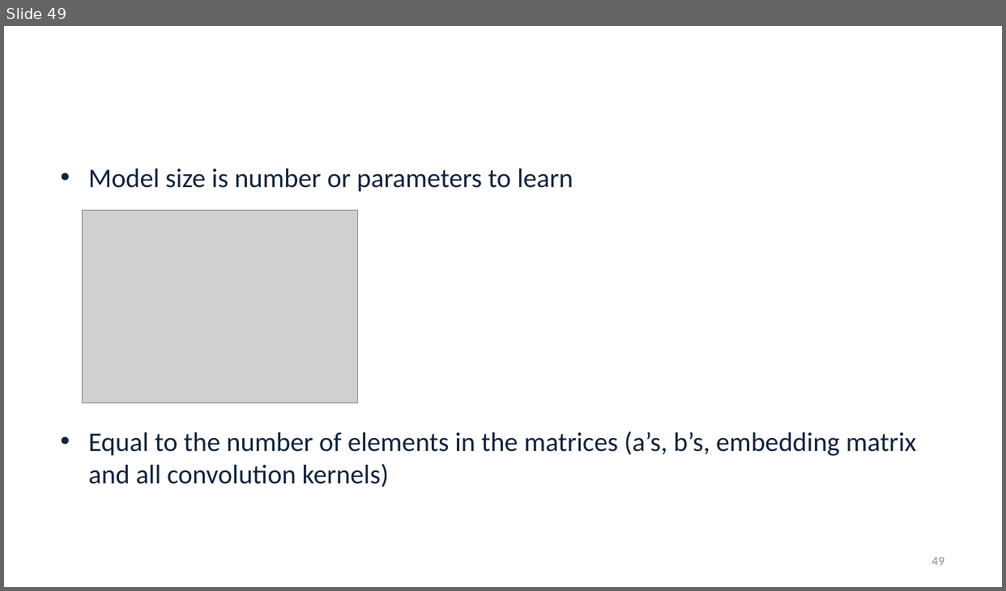
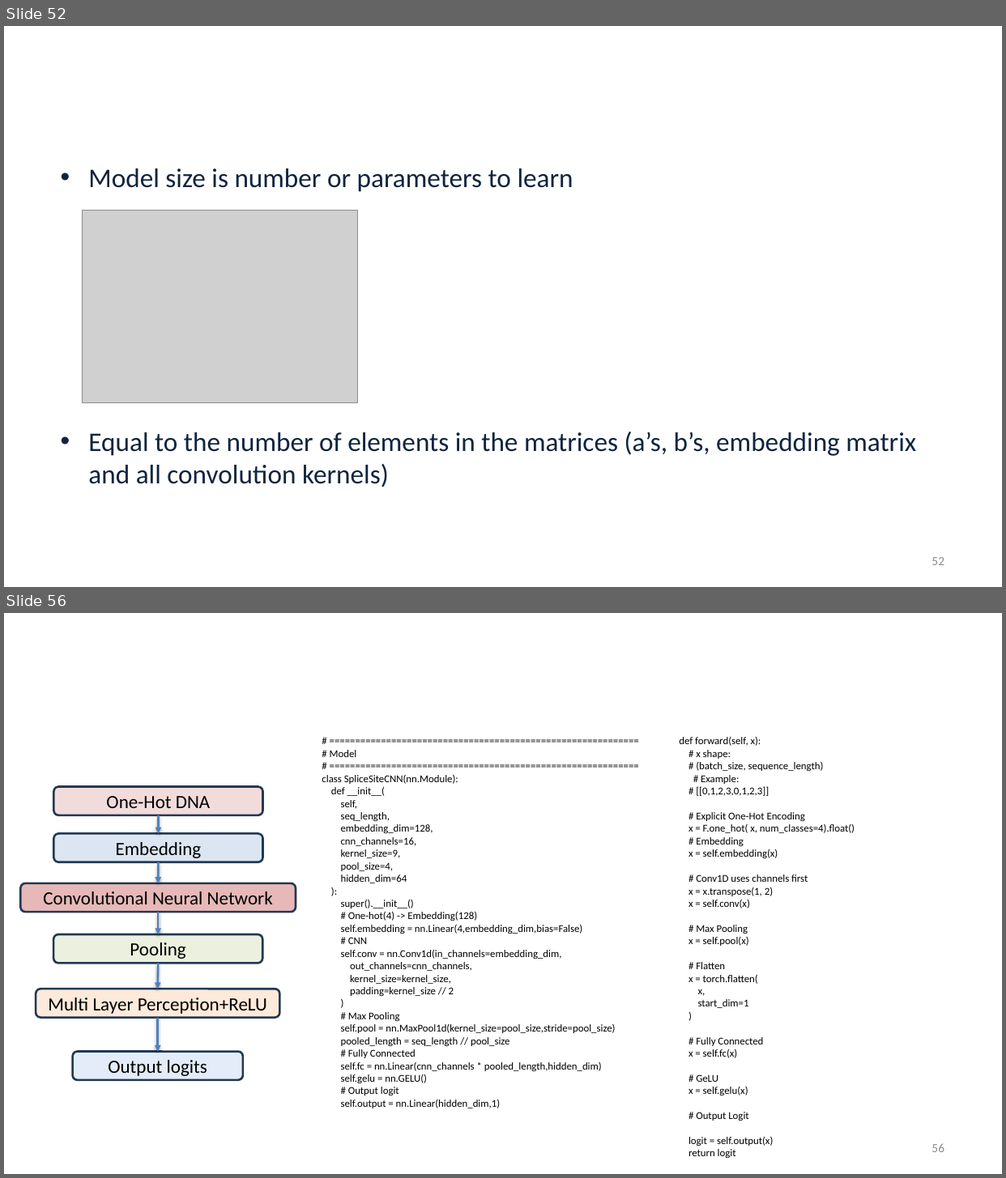
Before and after one commit to alekseyzimin/BME-Algorithms-for-Analysis-of-Genomic-Data, a slide deck: Lectures/Week 12 -- Viterbi Deep Learning.pptx. Shown one above the other, each under a label of ours: slide 49 before the commit, slides 52 and 56 after it; the slides between them are not shown. The pictures are 1006x591 and 1006x1178 pixels, drawn with LibreOffice and Linux fonts; fonts in the diff are those of the drawing; grey boxes stand for pictures; background and template pictures are left out. Boxes give left, top, right and bottom in pixels: in the first picture for what was removed or moved away, otherwise in the second. Text is boxed around its words. In the diff, an @@ line names an element or a change of style, - is before the commit and + after.

```diff
--- a/Lectures/Week 12 -- Viterbi Deep Learning.pptx
+++ b/Lectures/Week 12 -- Viterbi Deep Learning.pptx
@@ slide 56 added at (4,613,1002,1174), background picture (left out) @@
@@ title added at (34,640,932,677), 32.4 pt, text #FFFFFF @@
+What does this model look like in python
@@ text added at (322,750,615,1109), 10 pt, text #000000 @@
+# ============================================================
+# Model
+# ============================================================
+class SpliceSiteCNN(nn.Module):
+def __init__(
+self,
+seq_length,
+embedding_dim=128,
+cnn_channels=16,
+kernel_size=9,
+pool_size=4,
+hidden_dim=64
+):
+super().__init__()
+# One-hot(4) -> Embedding(128)
+self.embedding = nn.Linear(4,embedding_dim,bias=False)
+# CNN
+self.conv = nn.Conv1d(in_channels=embedding_dim,
+out_channels=cnn_channels,
+kernel_size=kernel_size,
+padding=kernel_size // 2
+)
+# Max Pooling
+self.pool = nn.MaxPool1d(kernel_size=pool_size,stride=pool_size)
+pooled_length = seq_length // pool_size
+# Fully Connected
+self.fc = nn.Linear(cnn_channels * pooled_length,hidden_dim)
+self.gelu = nn.GELU()
+# Output logit
+self.output = nn.Linear(hidden_dim,1)
@@ text added at (679,737,854,1158), 10 pt, text #000000 @@
+def forward(self, x):
+# x shape:
+# (batch_size, sequence_length)
+# Example:
+# [[0,1,2,3,0,1,2,3]]
+# Explicit One-Hot Encoding
+x = F.one_hot( x, num_classes=4).float()
+# Embedding
+x = self.embedding(x)
+# Conv1D uses channels first
+x = x.transpose(1, 2)
+x = self.conv(x)
+# Max Pooling
+x = self.pool(x)
+# Flatten
+x = torch.flatten(
+x,
+start_dim=1
+)
+# Fully Connected
+x = self.fc(x)
+# GeLU
+x = self.gelu(x)
+# Output Logit
+logit = self.output(x)
+return logit
@@ rounded rectangle added at (54,786,263,815), fill #F2DCDB, outline #233953 2 pt, 18 pt, text #000000 @@
+One-Hot DNA
@@ arrow added from (158, 815) to (158, 834), #4F81BD 2 pt @@
@@ rounded rectangle added at (54,834,263,862), fill #DCE6F2, outline #233953 2 pt, 18 pt, text #000000 @@
+Embedding
@@ arrow added from (158, 862) to (158, 884), #4F81BD 2 pt @@
@@ rounded rectangle added at (20,884,296,912), fill #E6B9B8, outline #233953 2 pt, 18 pt, text #000000 @@
+Convolutional Neural Network
@@ arrow added from (158, 913) to (158, 935), #4F81BD 2 pt @@
@@ rounded rectangle added at (53,935,262,964), fill #EBF1DE, outline #233953 2 pt, 18 pt, text #000000 @@
+Pooling
@@ arrow added from (158, 964) to (157, 989), #4F81BD 2 pt @@
@@ rounded rectangle added at (36,989,279,1017), fill #FDEADA, outline #233953 2 pt, 18 pt, text #000000 @@
+Multi Layer Perception+ReLU
@@ arrow added from (157, 1018) to (157, 1052), #4F81BD 2 pt @@
@@ rounded rectangle added at (73,1052,244,1080), fill #E3ECF8, outline #233953 2 pt, 18 pt, text #000000 @@
+Output logits
@@ page number added at (931,1144,944,1152), 12 pt, text #8C8C8C @@
+56
@@ what was slide 49 is now slide 52 @@
@@ page number at (931,557,944,565): text changed @@
-49
+52
```
Also in this commit, not shown: 1 slide changed, 8 other slides added.
